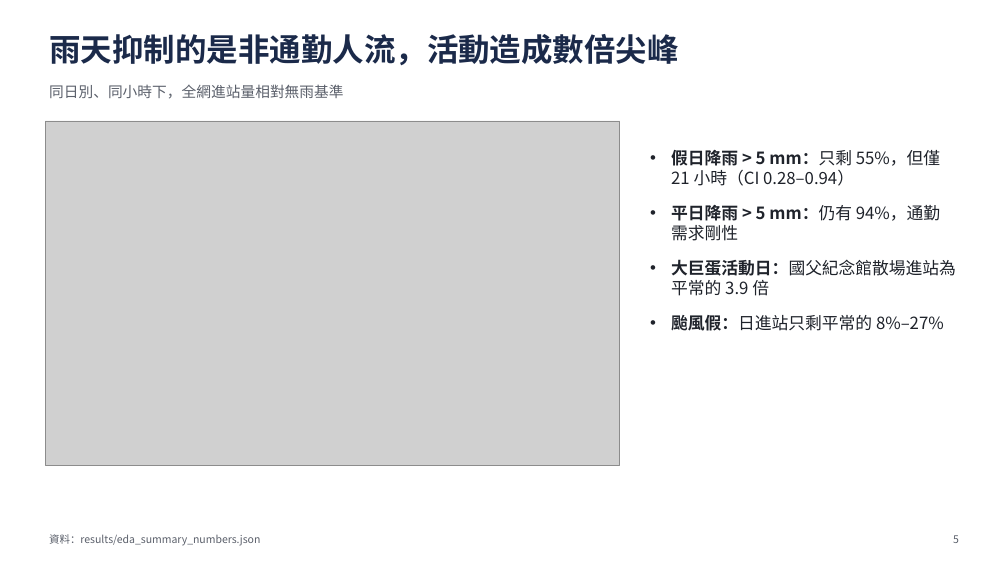
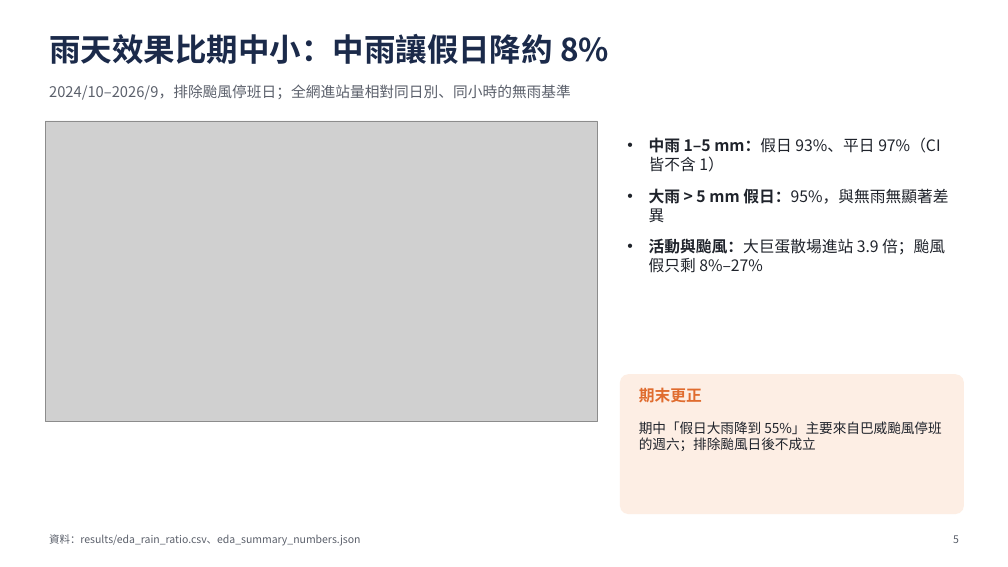
Before and after one commit to ChiJiun/taipei-mrt-crowd-forecast, a slide deck: slide 5 of report/slides.pptx. Drawn at 1008x567 pixels with LibreOffice and Linux fonts; fonts in the diff are those of the drawing; grey boxes stand for pictures. Boxes give left, top, right and bottom in pixels: in the first picture for what was removed or moved away, otherwise in the second. Text is boxed around its words. In the diff, an @@ line names an element or a change of style, - is before the commit and + after.

Commit message:
E: correct heavy-rain holiday effect (typhoon-driven), add 2-year weather and JMA forecast to data section, update slides

```diff
--- a/report/slides.pptx
+++ b/report/slides.pptx
@@ text at box(49, 34, 609, 64): text changed @@
-雨天抑制的是非通勤人流，活動造成數倍尖峰
+雨天效果比期中小：中雨讓假日降約 8%
@@ text at box(49, 84, 571, 100): text changed @@
-同日別、同小時下，全網進站量相對無雨基準
+2024/10–2026/9，排除颱風停班日；全網進站量相對同日別、同小時的無雨基準
@@ picture: place and size @@
-picture at box(45, 121, 620, 466)
+picture at box(45, 121, 597, 422)
@@ text at box(649, 137, 948, 273): text changed; size 16 to 15 pt @@
-• 假日降雨 > 5 mm：只剩 55%，但僅 21 小時（CI 0.28–0.94）
-• 平日降雨 > 5 mm：仍有 94%，通勤需求剛性
-• 大巨蛋活動日：國父紀念館散場進站為平常的 3.9 倍
-• 颱風假：日進站只剩平常的 8%–27%
+• 中雨 1–5 mm：假日 93%、平日 97%（CI 皆不含 1）
+• 大雨 > 5 mm 假日：95%，與無雨無顯著差異
+• 活動與颱風：大巨蛋散場進站 3.9 倍；颱風假只剩 8%–27%
@@ rounded rectangle added at box(620, 374, 964, 514), fill #FDEEE4 @@
@@ text added at box(639, 387, 702, 403), 15 pt, text #E06C2F, bold @@
+期末更正
@@ text added at box(639, 421, 941, 451), 13 pt, text #1F232B @@
+期中「假日大雨降到 55%」主要來自巴威颱風停班的週六；排除颱風日後不成立
@@ text at box(49, 534, 361, 546): text changed @@
-資料：results/eda_summary_numbers.json
+資料：results/eda_rain_ratio.csv、eda_summary_numbers.json
```
Also in this commit, not shown: 3 other slides changed, 5 other files.
